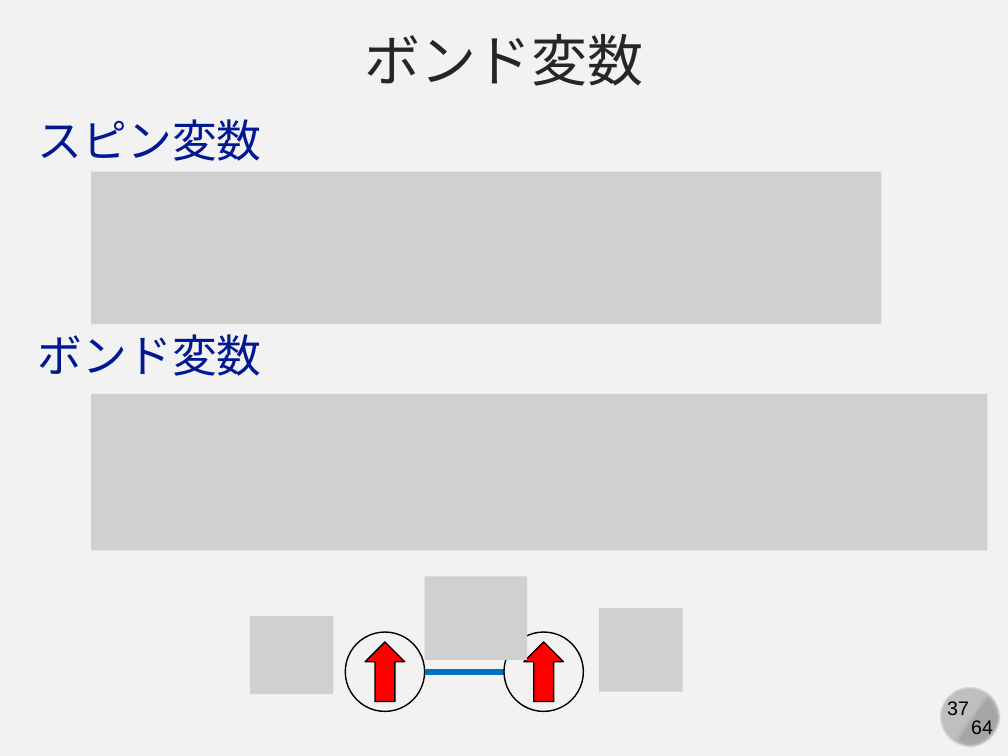
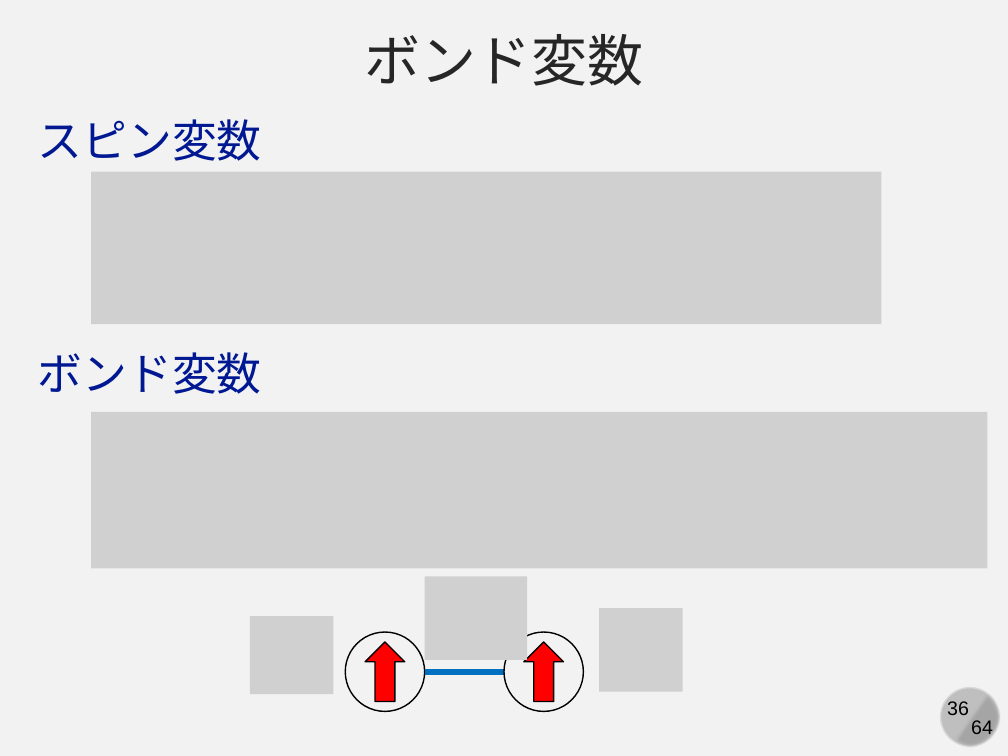
Before and after one commit to kaityo256/simulation_engineering, a slide deck: slide 36 of 04_mc_advanced/simulation04.pptx (slide 37 before the commit). Drawn at 1008x756 pixels with LibreOffice and Linux fonts; fonts in the diff are those of the drawing; grey boxes stand for pictures. Boxes give left, top, right and bottom in pixels: in the first picture for what was removed or moved away, otherwise in the second. Text is boxed around its words. In the diff, an @@ line names an element or a change of style, - is before the commit and + after.

```diff
--- a/04_mc_advanced/simulation04.pptx
+++ b/04_mc_advanced/simulation04.pptx
@@ text "ボンド変数": place and size @@
-text "ボンド変数" at (38, 334, 262, 376)
+text "ボンド変数" at (38, 352, 262, 394)
@@ picture: place and size @@
-picture at (92, 394, 988, 550)
+picture at (92, 412, 988, 569)
@@ page number at (947, 701, 969, 715): text changed @@
-37
+36
```
Also in this commit, not shown: 3 other slides changed, 1 slide added.
